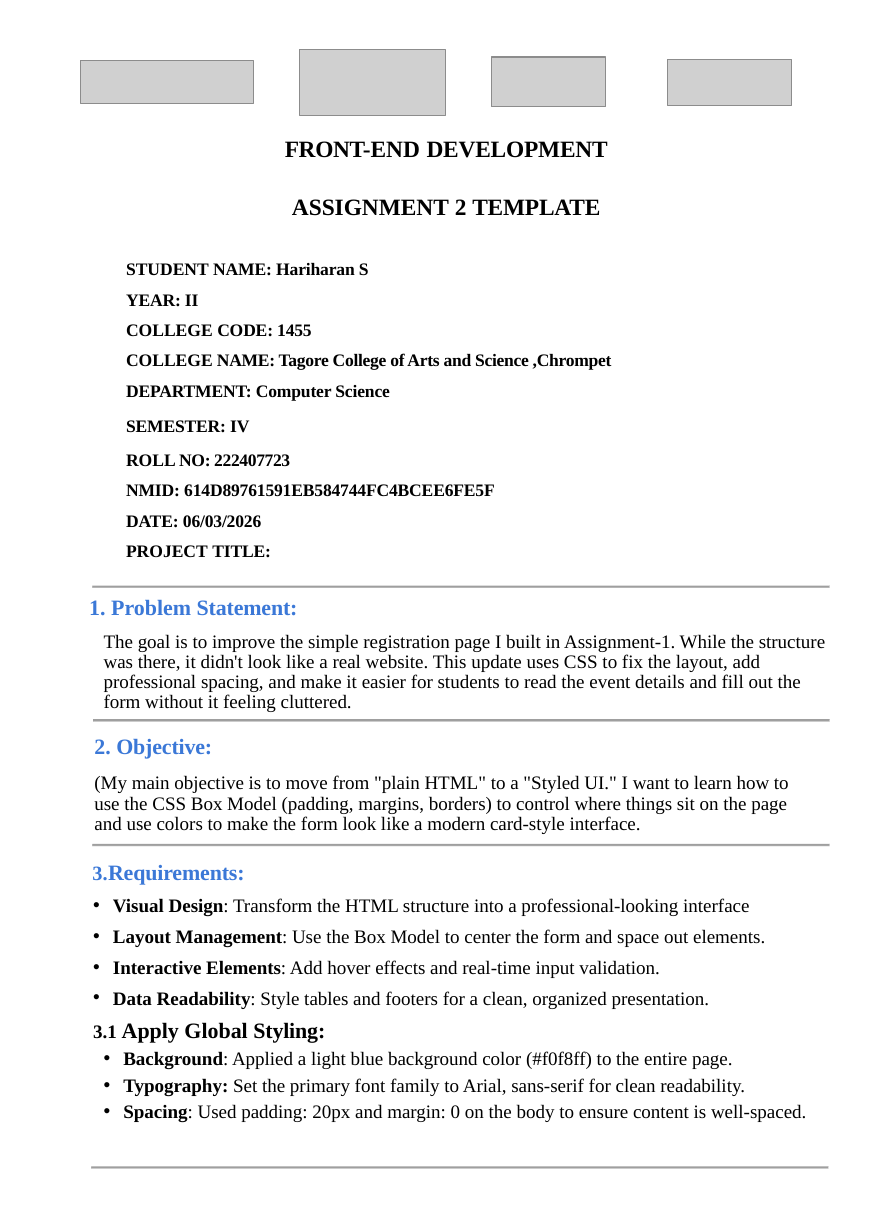
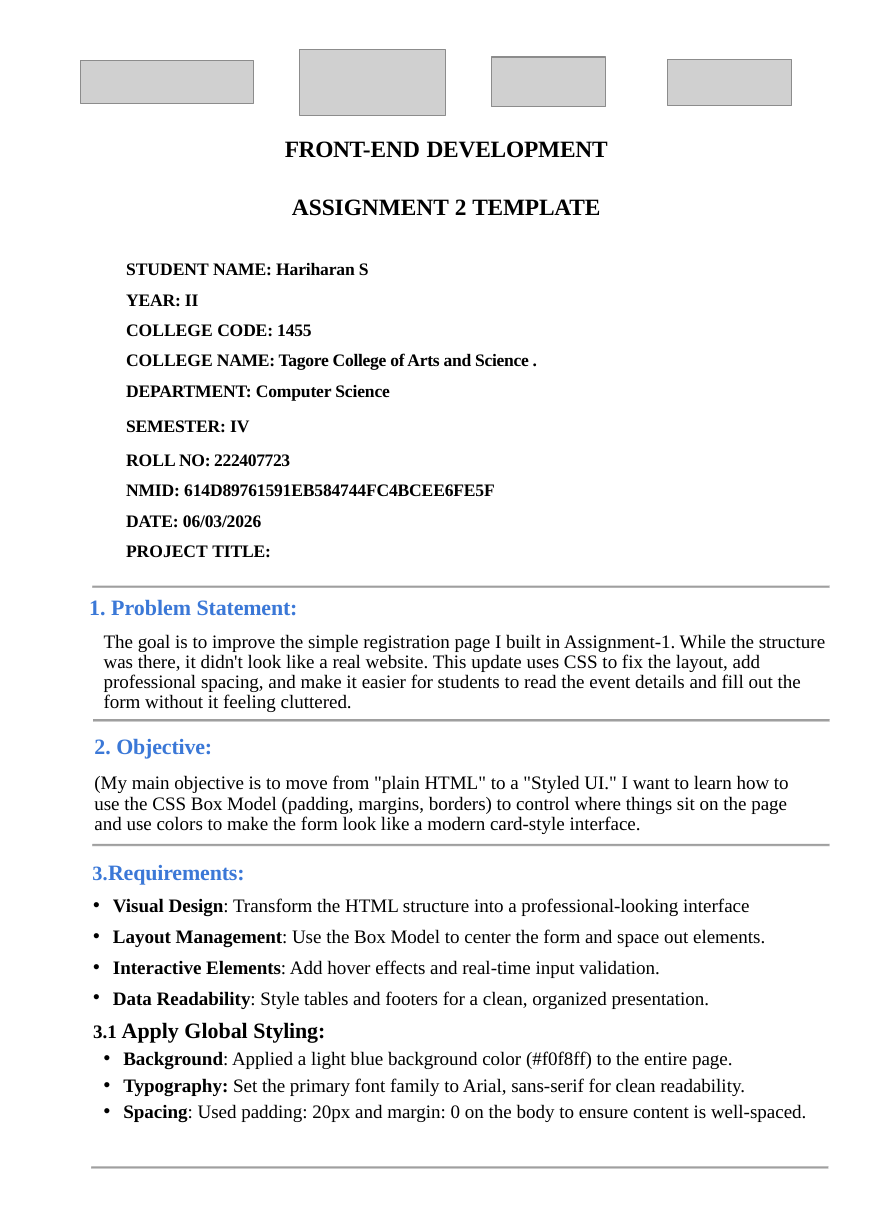
Before and after one commit to mr-heain/event-registration, a slide deck: slide 1 of ppt/FE Assignment template- 2.pptx. Drawn at 872x1232 pixels with LibreOffice and Linux fonts; fonts in the diff are those of the drawing; grey boxes stand for pictures. Boxes give left, top, right and bottom in pixels: in the first picture for what was removed or moved away, otherwise in the second. Text is boxed around its words. In the diff, an @@ line names an element or a change of style, - is before the commit and + after.

```diff
--- a/ppt/FE Assignment template- 2.pptx
+++ b/ppt/FE Assignment template- 2.pptx
@@ text at [126,353,529,370]: text changed @@
-COLLEGE NAME: Tagore College of Arts and Science ,Chrompet
+COLLEGE NAME: Tagore College of Arts and Science .
```
Also in this commit, not shown: 2 slides added, 2 slides removed.
